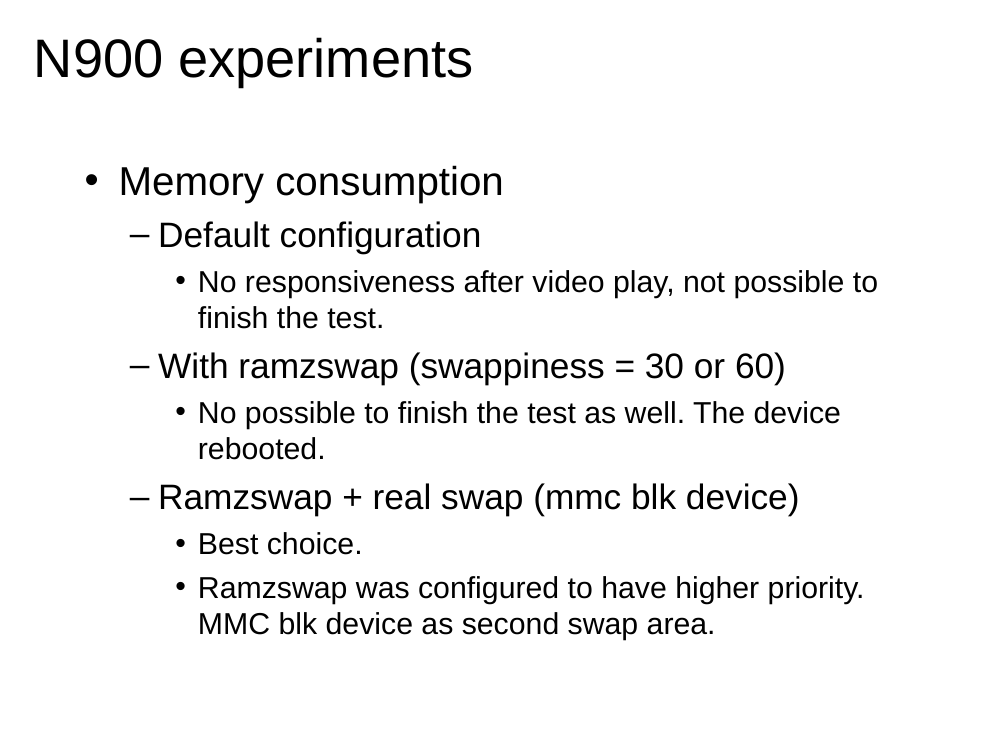
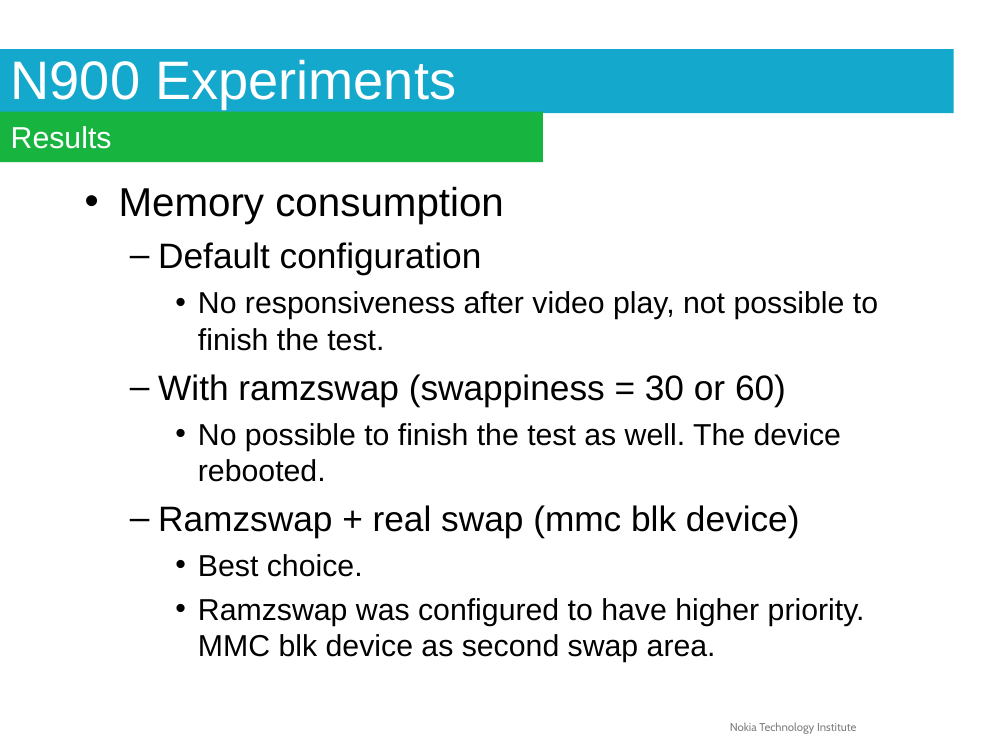
Before and after one commit to briglia/LinuxCon2011, a slide deck: slide 27 of linuxcon2011.odp (slide 26 before the commit). Drawn at 1008x756 pixels with LibreOffice and Linux fonts; fonts in the diff are those of the drawing; background and template pictures are left out. Boxes give left, top, right and bottom in pixels: in the first picture for what was removed or moved away, otherwise in the second. Text is boxed around its words. In the diff, an @@ line names an element or a change of style, - is before the commit and + after.

```diff
--- a/linuxcon2011.odp
+++ b/linuxcon2011.odp
@@ title "N900 Experiments" resized from (x1=34, y1=37, x2=473, y2=87) to (x1=0, y1=49, x2=954, y2=113) @@
@@ title "N900 Experiments" at (x1=0, y1=49, x2=954, y2=113): fill none to #14A8CC @@
@@ title at (x1=11, y1=59, x2=456, y2=109): text changed; text colour #000000 to #FFFFFF @@
-N900 experiments
+N900 Experiments
@@ rectangle added at (x1=0, y1=112, x2=543, y2=162), fill #17B53F, 24 pt, text #FFFFFF @@
+Results
@@ text "Memory consumption" moved from (x1=119, y1=165, x2=878, y2=641) to (x1=119, y1=186, x2=878, y2=662) @@
@@ text added at (x1=730, y1=722, x2=856, y2=734), 9 pt, text #7F7F7F @@
+Nokia Technology Institute
```
Also in this commit, not shown: 30 other slides changed, 1 slide added.
